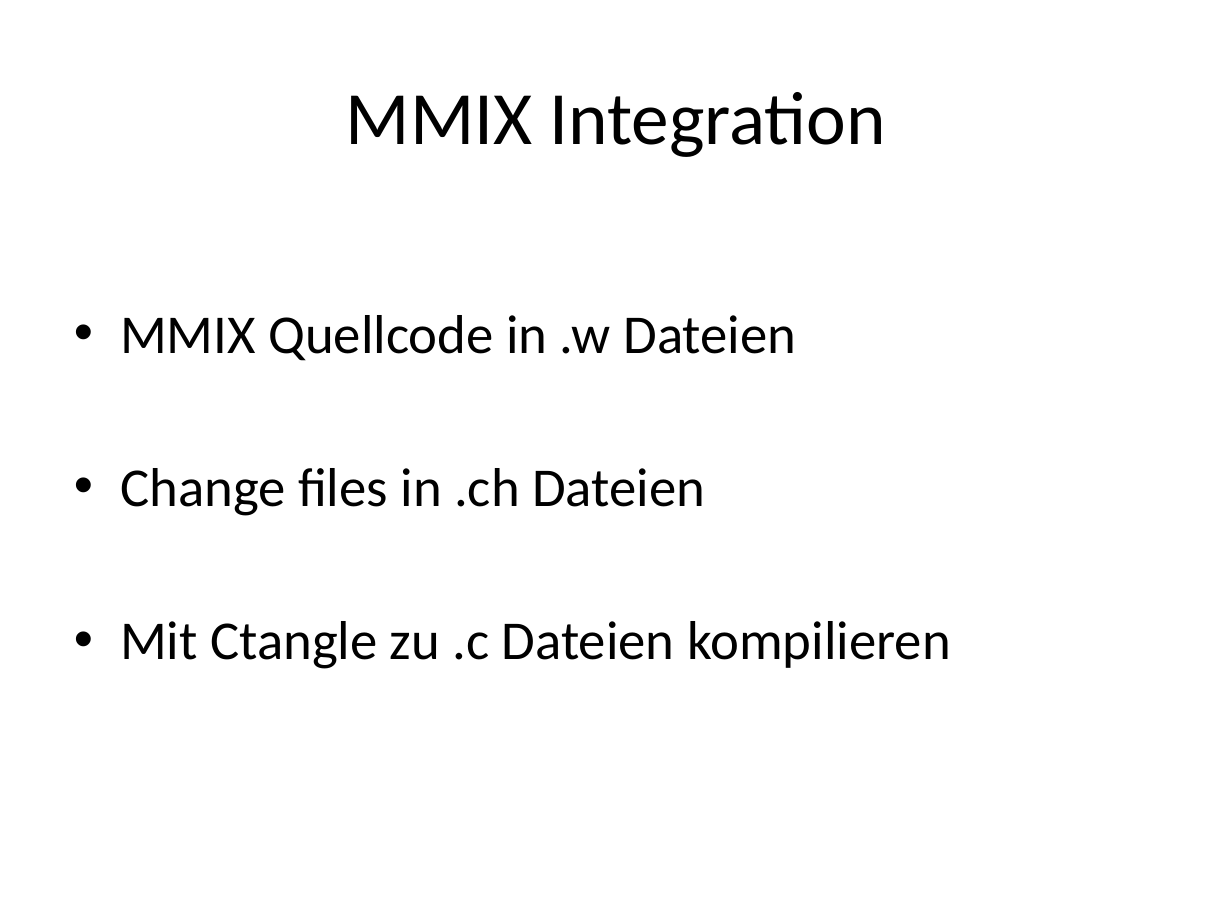
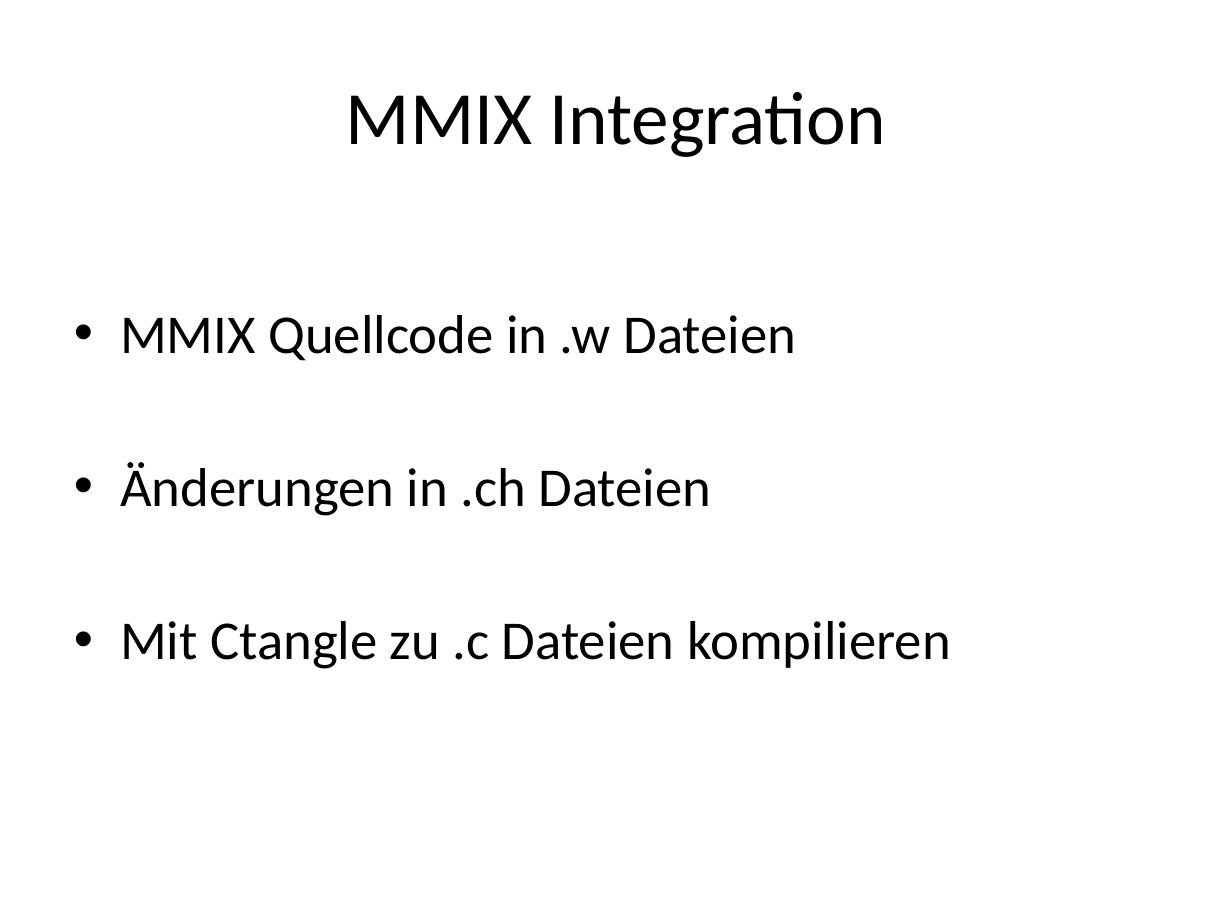
Before and after one commit to y2kbugger/mmix.cs.hm.edu, a slide deck: slide 25 of util/trunk/mmixedit/doc/MMIXEdit.pptx (slide 23 before the commit). Drawn at 1232x924 pixels with LibreOffice and Linux fonts; fonts in the diff are those of the drawing. Boxes give left, top, right and bottom in pixels: in the first picture for what was removed or moved away, otherwise in the second. Text is boxed around its words. In the diff, an @@ line names an element or a change of style, - is before the commit and + after.

Commit message:
Added new binary folder with newest version of MMIX-Edit.

```diff
--- a/util/trunk/mmixedit/doc/MMIXEdit.pptx
+++ b/util/trunk/mmixedit/doc/MMIXEdit.pptx
@@ text at (x1=120, y1=462, x2=712, y2=516): text changed @@
-• Change files in .ch Dateien
+• Änderungen in .ch Dateien
```
Also in this commit, not shown: 2 other slides changed, 2 slides added, 2 other files.
